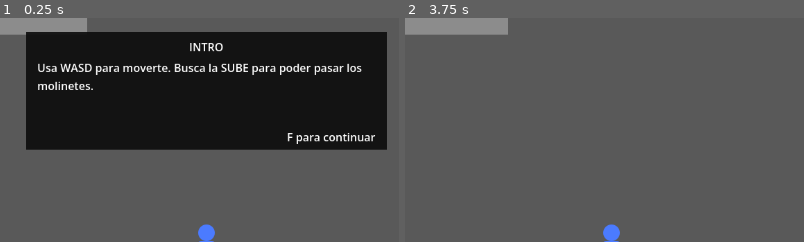
Above: before the commit, frames 1-2 (left to right).
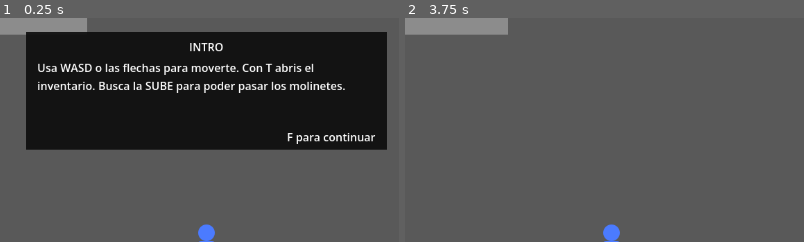
Above: after the commit, the same moments.

Repository: SOrtiz1967/Silent-Gil-Proyecto-Final
Game: Godot game, scene res://escenas/nivel_1.tscn
Two runs of this game, one before a commit and one after it. Both use one fixed random seed, a clock stepped at 60 frames per second and the inputs below.
Inputs:
- Up to frame 1 (0.25 s): no input
- Up to frame 2 (3.75 s): tap Enter at 0.5, 2, 3.5 s; hold D (mover_derecha) 0.53-1.28 s; tap E (disparar) at 0.6, 1.55, 2.1, 3.05 s; tap Space (golpear) at 0.8, 1.25, 1.35, 2.3, 2.75, 2.85 s; hold S (mover_abajo) 1.28-2.03 s; hold D (mover_derecha) 2.03-2.78 s; hold W (mover_arriba) 2.78-3.53 s; hold A (mover_izquierda) from 3.53 s (still down); tap F (interactuar) at 3.6 s
The pictures show only the part of the screen within x 24-74%, y 0-50%; the shares and areas given below are measured in that part.

The runs differ from the first frame. In frame 1, 3.0% of the frame differs, in the area x 9-91%, y 20-34%; in frame 2, nothing differs.

Commit message:
la intro explica el inventario y el tutorial de disparar sale al abrir los molinetes

Diff:
--- a/escenas/nivel_1.tscn
+++ b/escenas/nivel_1.tscn
@@ -1062,7 +1062,7 @@
 idLlaveRequerida = "sube"
 mensajeAbierta = "Pasaste los molinetes con la SUBE"
 forzarSiNoHayLlave = true
-idTutorialAlAbrir = "molinete"
+idTutorialAlAbrir = "combate"
 bloqueosExtra = Array[NodePath]([NodePath("../MOLINETE_01/StaticBody2D/CollisionShape2D"), NodePath("../MOLINETE_02/Sta …(262 unchanged characters)…
 
 [node name="ColisionZonaMolinetes" type="CollisionShape2D" parent="ZonaMolinetes"]
--- a/scripts/tutorial.gd
+++ b/scripts/tutorial.gd
@@ -3,10 +3,10 @@
 @export_multiline var textoGanzua = "Las ganzuas sirven para forzar cerraduras. Si fallas se rompen, asi que usalas con cuidado. Con T ves cuantas te quedan. Sin ganzuas tambien podes intentarlo, pero es mas dificil."
 @export_multiline var textoCerradura = "La aguja va y viene por la barra. Apreta F cuando este sobre la zona verde. Necesitas 3 aciertos y la zona se achica con cada uno. Si fallas se rompe una ganzua. Esc para salir."
 @export_multiline var textoPernos = "Sin ganzua tenes que forzarla a mano. La linea roja se ve solo un instante: acordate donde esta. Apreta F cuando la punta del perno toque la linea. Si fallas se caen todos. Esc para salir."
-@export_multiline var textoIntro = "Usa WASD para moverte. Busca la SUBE para poder pasar los molinetes."
+@export_multiline var textoIntro = "Usa WASD o las flechas para moverte. Con T abris el inventario. Busca la SUBE para poder pasar los molinetes."
 @export_multiline var textoSube = "Conseguiste la SUBE. Funciona como una ganzua: te deja pasar los molinetes. Acercate y apreta F."
 @export_multiline var textoMolinete = "Pasaste los molinetes. Segui explorando la estacion."
-@export_multiline var textoCombate = "Cuidado, hay fisuras en la plaza. Espacio para golpear de cerca, E para disparar de lejos."
+@export_multiline var textoCombate = "Pasaste los molinetes. Cuidado, hay cirujas en la plaza. Espacio para golpear de cerca, E para disparar de lejos."
 @export_multiline var textoFinal = "Llegaste al final de este recorrido de prueba."
 var activo = false
 var vistos = []
